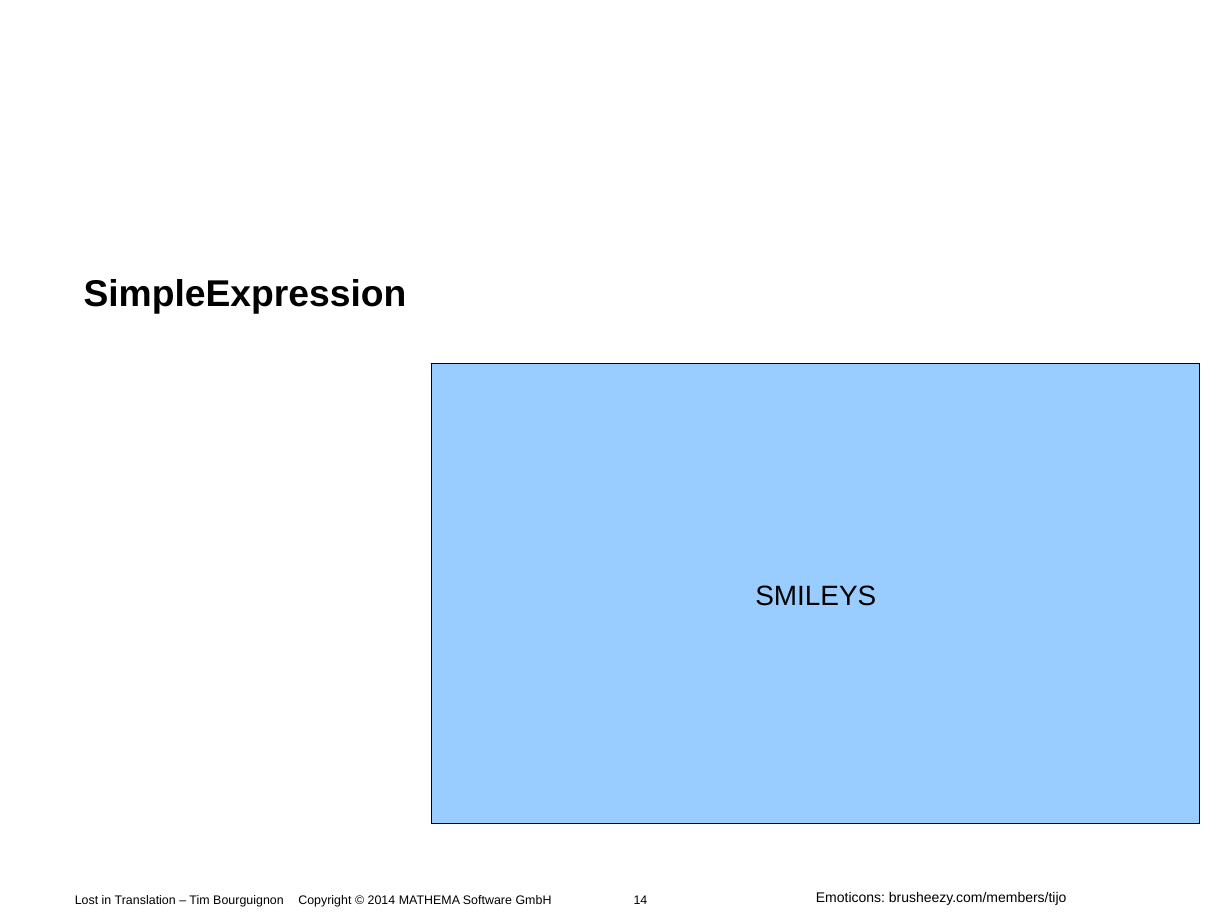
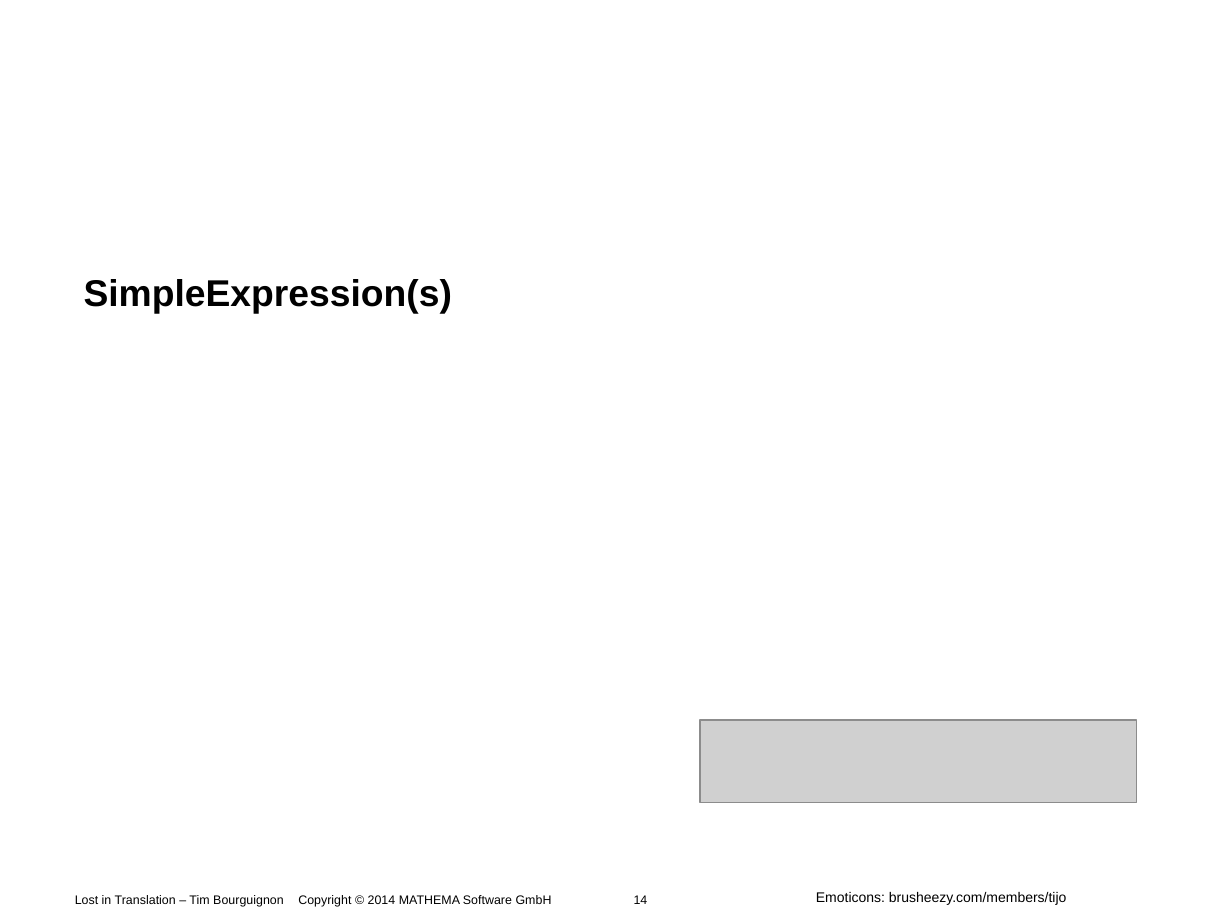
Before and after one commit to Timothep/Talk.LostInTranslation, a slide deck: slide 14 of LostInTranslation.odp. Drawn at 1232x924 pixels with LibreOffice and Linux fonts; fonts in the diff are those of the drawing; grey boxes stand for pictures; background and template pictures are left out. Boxes give left, top, right and bottom in pixels: in the first picture for what was removed or moved away, otherwise in the second. Text is boxed around its words. In the diff, an @@ line names an element or a change of style, - is before the commit and + after.

```diff
--- a/LostInTranslation.odp
+++ b/LostInTranslation.odp
@@ subtitle at (84,279,452,314): text changed @@
-SimpleExpression
+SimpleExpression(s)
@@ rectangle removed at (433,364,1201,825) @@
-SMILEYS
@@ picture added at (700,720,1137,803) @@
```
Also in this commit, not shown: 15 other slides changed, 6 slides removed.
